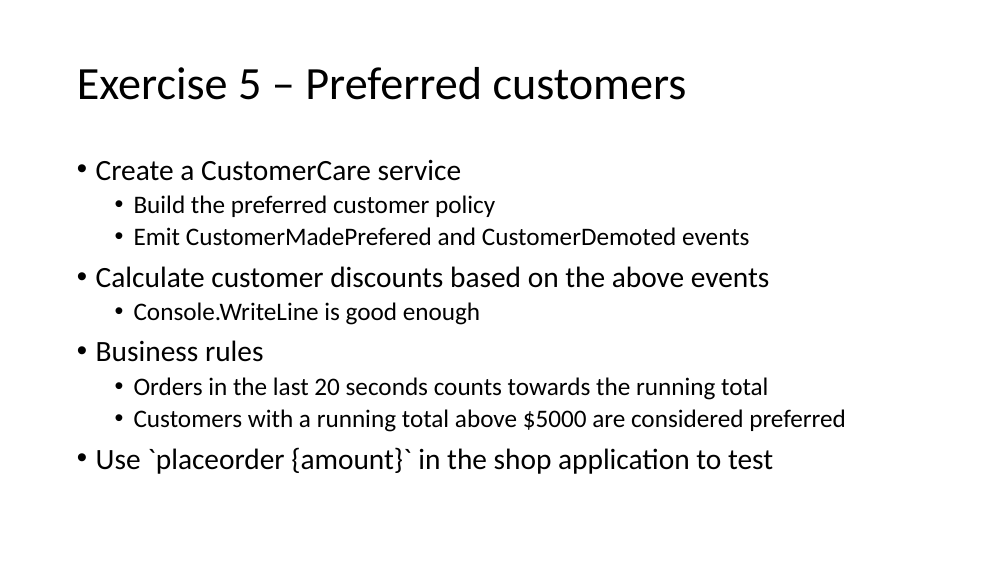
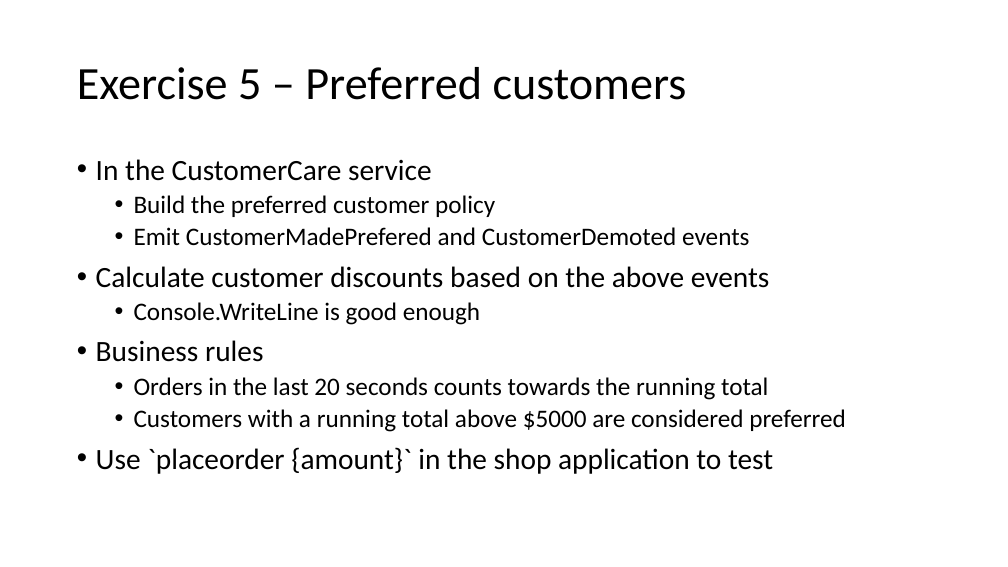
Before and after one commit to Particular/SagaMasterClass, a slide deck: slide 58 of SagaMasterClass.pptx (slide 59 before the commit). Drawn at 1008x567 pixels with LibreOffice and Linux fonts; fonts in the diff are those of the drawing. Boxes give left, top, right and bottom in pixels: in the first picture for what was removed or moved away, otherwise in the second. Text is boxed around its words. In the diff, an @@ line names an element or a change of style, - is before the commit and + after.

```diff
--- a/SagaMasterClass.pptx
+++ b/SagaMasterClass.pptx
@@ text at <box>96,159,432,181</box>: text changed @@
-• Create a CustomerCare service
+• In the CustomerCare service
```
Also in this commit, not shown: 12 other slides changed, 1 slide removed.
